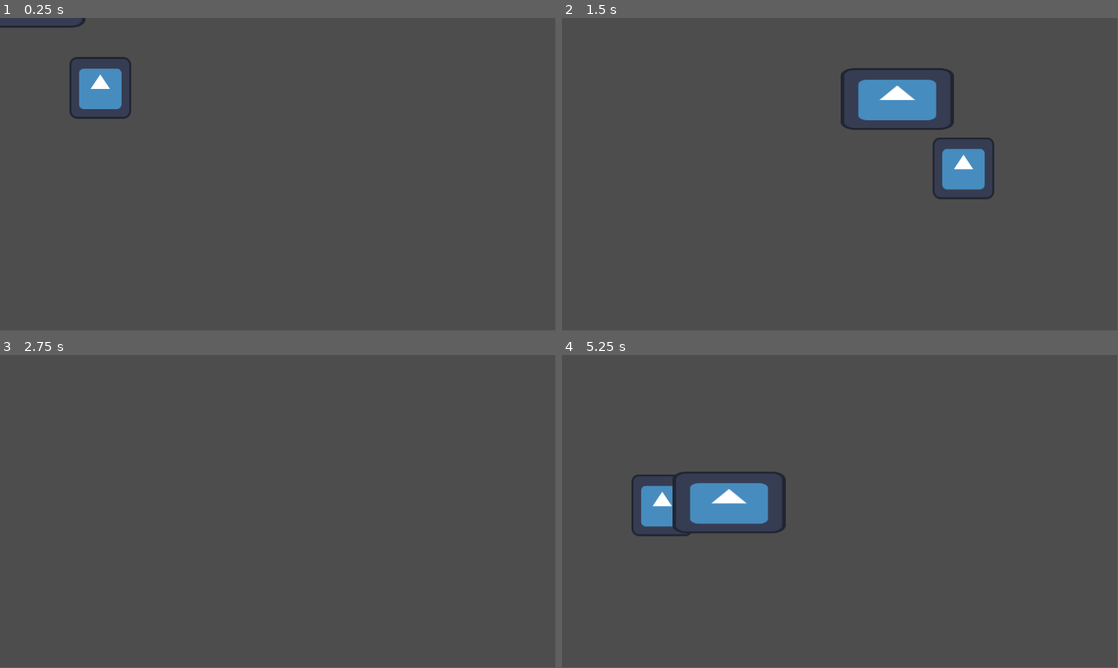
Above: before the commit, frames 1-4 (two rows, left to right).
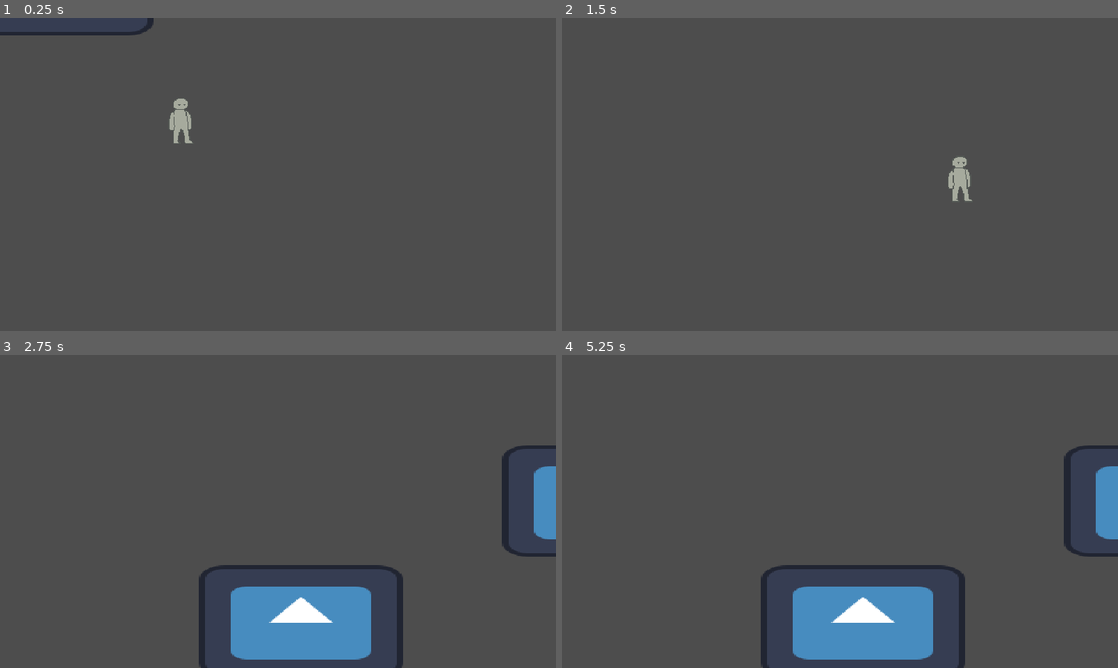
Above: after the commit, the same moments.

Repository: Eefschmeef2310/Summertime-Jam-2024
Game: Godot game, scene res://Levels/Tests/InteractionTest.tscn
Same seed, same stepped clock (60 frames per second), same inputs: the game is played once before the commit and once after it. Before the commit the project has no main scene; this scene is started directly in both runs. The engine's default icon, where the game draws it, is replaced by a stand-in: a white triangle on a blue panel in a dark square.
Inputs:
- Up to frame 1 (0.25 s): no input
- Up to frame 2 (1.5 s): tap Enter at 0.5 s; hold D (Right) 0.53-1.28 s; tap Space (Interact) at 0.6, 1.35 s; hold S (Down) from 1.28 s (still down)
- Up to frame 3 (2.75 s): release S (Down) at 2.03 s; hold D (Right) from 2.03 s (still down); tap Space (Interact) at 2.1 s
- Up to frame 4 (5.25 s): release D (Right) at 2.78 s; hold W (Up) 2.78-3.53 s; tap Space (Interact) at 2.85, 3.5, 3.6, 4.35, 5.1 s; hold A (Left) 3.53-5.03 s; hold S (Down) from 5.03 s (still down)
In our replay, the window is 799x449 before the commit and 800x450 after it. These sizes can differ from the game's own. Grey fills any space a smaller window leaves; there, only what the larger window draws over its background counts as a difference.

The runs differ from the first frame. In frame 1, 2.0% of the frame differs, in the area x 0-35%, y 0-40%; in frame 2, 3.7%; in frame 3, 8.5%; in frame 4, 12%, in the area x 12-100%, y 28-100%.
Error before the commit: Invalid access to property or key 'order_prefs' on a base object of type 'Node (CustomerPool.gd)'. (res://Interactives/Customers/CustomerInit.gd:19)

Commit message:
guy that walks and sits

Diff:
--- a/Interactives/Customers/CustomerInit.gd
+++ b/Interactives/Customers/CustomerInit.gd
@@ -16,4 +16,4 @@
 	skin_color = CustomerPool.skin_colors.pick_random()
 	clothing = CustomerPool.clothes.pick_random()
 	habit = CustomerPool.habit.pick_random()
-	order_pref = CustomerPool.order_prefs.pick_random()
+	order_pref = CustomerPool.order_pref.pick_random()
--- /dev/null
+++ b/Levels/level.tscn
@@ -0,0 +1,24 @@
+[gd_scene load_steps=4 format=3 uid="uid://dt6yx3efi0388"]
+
+[ext_resource type="PackedScene" uid="uid://b2dba2snopj2" path="res://Player/Player.tscn" id="1_0sgre"]
+[ext_resource type="PackedScene" uid="uid://bwa61yens38wp" path="res://customer/chair.tscn" id="2_hwcln"]
+[ext_resource type="PackedScene" uid="uid://noad0i08d3s3" path="res://customer/customer.tscn" id="3_kiux6"]
+
+[node name="Level" type="Node2D"]
+y_sort_enabled = true
+
+[node name="Player" parent="." instance=ExtResource("1_0sgre")]
+position = Vector2(297, 113)
+
+[node name="Chair" parent="." instance=ExtResource("2_hwcln")]
+position = Vector2(205, 242)
+
+[node name="Chair2" parent="." instance=ExtResource("2_hwcln")]
+position = Vector2(314, 241)
+scale = Vector2(-1, 1)
+
+[node name="Chair3" parent="." instance=ExtResource("2_hwcln")]
+position = Vector2(447, 239)
+
+[node name="Customer" parent="." instance=ExtResource("3_kiux6")]
+position = Vector2(529, 305)
--- a/Player/Player.gd
+++ b/Player/Player.gd
@@ -1,7 +1,7 @@
 extends CharacterBody2D
 
-@export var move_speed: float = 100.0
-@export var min_interaction_distance : float = 150
+@export var move_speed: float = 20000
+@export var min_interaction_distance : float = 200
 
 var interactives : Array
 var closest_interactive : Node2D
@@ -17,19 +17,21 @@
 
 	get_min_distance()
 
-	if global_position.distance_to(closest_interactive.global_position) < min_interaction_distance:
-		closest_interactive.toggle_prompt(true)
-		if Input.is_action_just_pressed("Interact"):
-			closest_interactive.interact()
-			print("successful interaction")
-	else:
-		closest_interactive.toggle_prompt(false)
+	if interactives:
+		if global_position.distance_to(closest_interactive.global_position) < min_interaction_distance:
+			closest_interactive.toggle_prompt(true)
+			if Input.is_action_just_pressed("Interact"):
+				closest_interactive.interact()
+				print("successful interaction")
+		else:
+			closest_interactive.toggle_prompt(false)
 
 func get_min_distance():
-	var minimum = interactives[0].global_position.distance_to(global_position)
-	var min_index = 0;
-	for i in range(1, interactives.size()):
-		if interactives[i].global_position.distance_to(global_position) < minimum:
-			minimum = interactives[i].global_position.distance_to(global_position)
-			min_index = i
-	closest_interactive = interactives[min_index]
+	if interactives:
+		var minimum = interactives[0].global_position.distance_to(global_position)
+		var min_index = 0;
+		for i in range(1, interactives.size()):
+			if interactives[i].global_position.distance_to(global_position) < minimum:
+				minimum = interactives[i].global_position.distance_to(global_position)
+				min_index = i
+		closest_interactive = interactives[min_index]
--- a/Player/Player.tscn
+++ b/Player/Player.tscn
@@ -1,18 +1,17 @@
 [gd_scene load_steps=4 format=3 uid="uid://b2dba2snopj2"]
 
-[ext_resource type="Texture2D" uid="uid://dqlfvhva03y0t" path="res://icon.svg" id="1_2sv8x"]
 [ext_resource type="Script" path="res://Player/Player.gd" id="1_3wgci"]
+[ext_resource type="Texture2D" uid="uid://b7pu4ou3l7ujx" path="res://Player/sprites/player.png" id="2_xqke0"]
 
 [sub_resource type="CircleShape2D" id="CircleShape2D_aqvq8"]
 radius = 64.0312
 
 [node name="Player" type="CharacterBody2D"]
 script = ExtResource("1_3wgci")
-move_speed = 50000.0
-min_interaction_distance = 200.0
 
 [node name="Icon" type="Sprite2D" parent="."]
-texture = ExtResource("1_2sv8x")
+position = Vector2(0, -32)
+texture = ExtResource("2_xqke0")
 
 [node name="CollisionShape2D" type="CollisionShape2D" parent="."]
 shape = SubResource("CircleShape2D_aqvq8")
--- /dev/null
+++ b/customer/chair.gd
@@ -0,0 +1,3 @@
+extends Node2D
+
+var occupant = null
--- /dev/null
+++ b/customer/chair.tscn
@@ -0,0 +1,11 @@
+[gd_scene load_steps=3 format=3 uid="uid://bwa61yens38wp"]
+
+[ext_resource type="Script" path="res://customer/chair.gd" id="1_ehdtj"]
+[ext_resource type="Texture2D" uid="uid://dwhmcul8vf6up" path="res://customer/sprites/chair.png" id="1_keq5t"]
+
+[node name="Chair" type="Node2D" groups=["chair"]]
+script = ExtResource("1_ehdtj")
+
+[node name="Sprite2D" type="Sprite2D" parent="."]
+position = Vector2(0, -32)
+texture = ExtResource("1_keq5t")
--- /dev/null
+++ b/customer/customer.gd
@@ -0,0 +1,37 @@
+extends Node2D
+
+var state = "entering"
+
+var target_chair = null
+
+func _ready():
+	pass
+
+func _process(delta):
+	match state:
+		"entering":
+			state_entering(delta)
+		"waiting_order":
+			state_waiting_order()
+
+func state_entering(delta):
+	$AnimationPlayer.play("walk")
+	if !target_chair:
+		var chairs = get_tree().get_nodes_in_group("chair")
+		for chair in chairs:
+			if !chair.occupant != null:
+				chair.occupant = self
+				target_chair = chair
+				position.y = target_chair.position.y + 5
+				break
+	else:
+		position = position.move_toward(target_chair.position, 50 * delta)
+		position.y = target_chair.position.y + 5
+		if position.distance_to(target_chair.position) <= 6:
+			#sit down
+			state = "waiting_order"
+
+func state_waiting_order():
+	position = target_chair.position
+	scale.x = target_chair.scale.x
+	$AnimationPlayer.play("sit")
--- /dev/null
+++ b/customer/customer.tscn
@@ -0,0 +1,69 @@
+[gd_scene load_steps=8 format=3 uid="uid://noad0i08d3s3"]
+
+[ext_resource type="Script" path="res://customer/customer.gd" id="1_0uimr"]
+[ext_resource type="Texture2D" uid="uid://d127nnfqss41i" path="res://customer/sprites/customer_walk.png" id="2_q84sp"]
+[ext_resource type="Texture2D" uid="uid://cjhocbctl6ylm" path="res://customer/sprites/customer_sit.png" id="3_bf1sv"]
+
+[sub_resource type="Animation" id="Animation_e6ccg"]
+resource_name = "walk"
+tracks/0/type = "value"
+tracks/0/imported = false
+tracks/0/enabled = true
+tracks/0/path = NodePath("Sprite2D:texture")
+tracks/0/interp = 1
+tracks/0/loop_wrap = true
+tracks/0/keys = {
+"times": PackedFloat32Array(0),
+"transitions": PackedFloat32Array(1),
+"update": 1,
+"values": [ExtResource("2_q84sp")]
+}
+
+[sub_resource type="Animation" id="Animation_fxcmq"]
+length = 0.001
+tracks/0/type = "value"
+tracks/0/imported = false
+tracks/0/enabled = true
+tracks/0/path = NodePath("Sprite2D:texture")
+tracks/0/interp = 1
+tracks/0/loop_wrap = true
+tracks/0/keys = {
+"times": PackedFloat32Array(0),
+"transitions": PackedFloat32Array(1),
+"update": 1,
+"values": [ExtResource("2_q84sp")]
+}
+
+[sub_resource type="Animation" id="Animation_w0sn6"]
+resource_name = "sit"
+tracks/0/type = "value"
+tracks/0/imported = false
+tracks/0/enabled = true
+tracks/0/path = NodePath("Sprite2D:texture")
+tracks/0/interp = 1
+tracks/0/loop_wrap = true
+tracks/0/keys = {
+"times": PackedFloat32Array(0),
+"transitions": PackedFloat32Array(1),
+"update": 1,
+"values": [ExtResource("3_bf1sv")]
+}
+
+[sub_resource type="AnimationLibrary" id="AnimationLibrary_ceya1"]
+_data = {
+"RESET": SubResource("Animation_fxcmq"),
+"sit": SubResource("Animation_w0sn6"),
+"walk": SubResource("Animation_e6ccg")
+}
+
+[node name="Customer" type="Node2D"]
+script = ExtResource("1_0uimr")
+
+[node name="Sprite2D" type="Sprite2D" parent="."]
+position = Vector2(0, -32)
+texture = ExtResource("2_q84sp")
+
+[node name="AnimationPlayer" type="AnimationPlayer" parent="."]
+libraries = {
+"": SubResource("AnimationLibrary_ceya1")
+}
--- a/project.godot
+++ b/project.godot
@@ -11,12 +11,21 @@
 [application]
 
 config/name="Summertime-jam-2024"
+run/main_scene="res://Levels/level.tscn"
 config/features=PackedStringArray("4.2", "GL Compatibility")
 config/icon="res://icon.svg"
 
 [autoload]
 
 CustomerPool="*res://Interactives/Customers/CustomerPool.tscn"
+
+[display]
+
+window/size/viewport_width=640
+window/size/viewport_height=360
+window/size/window_width_override=1280
+window/size/window_height_override=720
+window/stretch/mode="canvas_items"
 
 [file_customization]
 
@@ -63,5 +72,6 @@
 
 [rendering]
 
+textures/canvas_textures/default_texture_filter=0
 renderer/rendering_method="gl_compatibility"
 renderer/rendering_method.mobile="gl_compatibility"
Not shown: 1 places in Levels/Tests/InteractionTest.tscn that only renumber resources
Binary file added: Player/sprites/player.png
Not shown, added: Player/sprites/player.png.import
Binary file added: customer/sprites/chair.png
Not shown, added: customer/sprites/chair.png.import
Binary file added: customer/sprites/customer_sit.png
Not shown, added: customer/sprites/customer_sit.png.import
Binary file added: customer/sprites/customer_walk.png
Not shown, added: customer/sprites/customer_walk.png.import
Not shown, added: LICENSE
